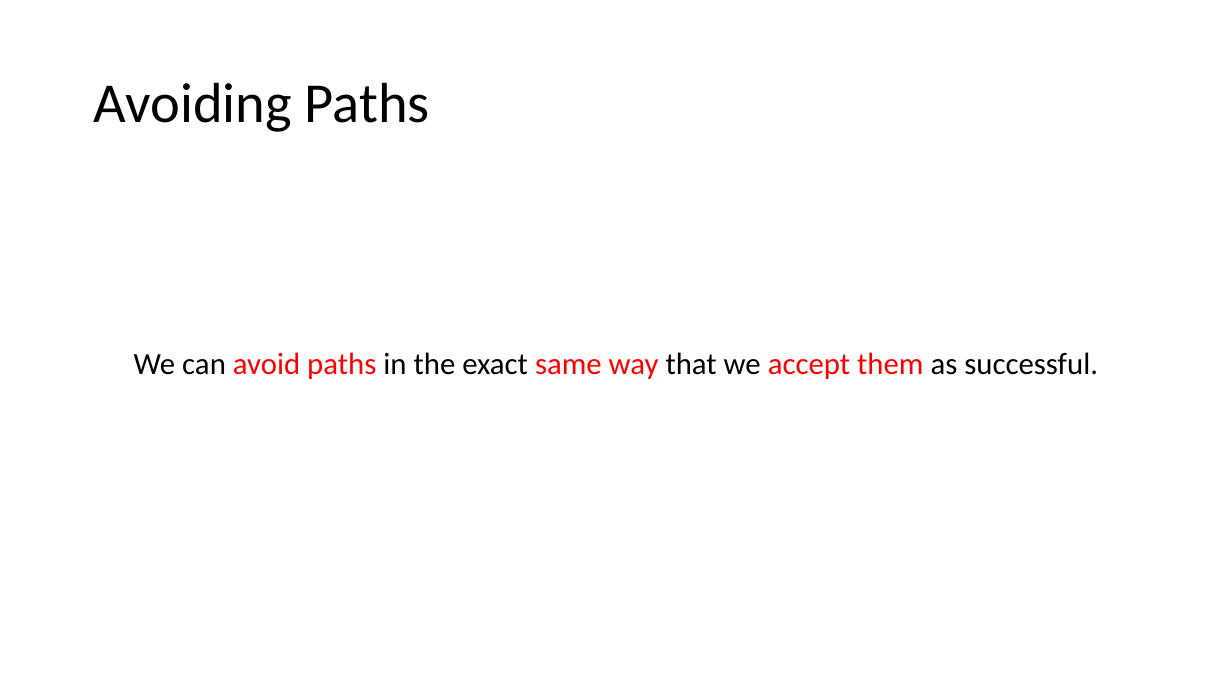
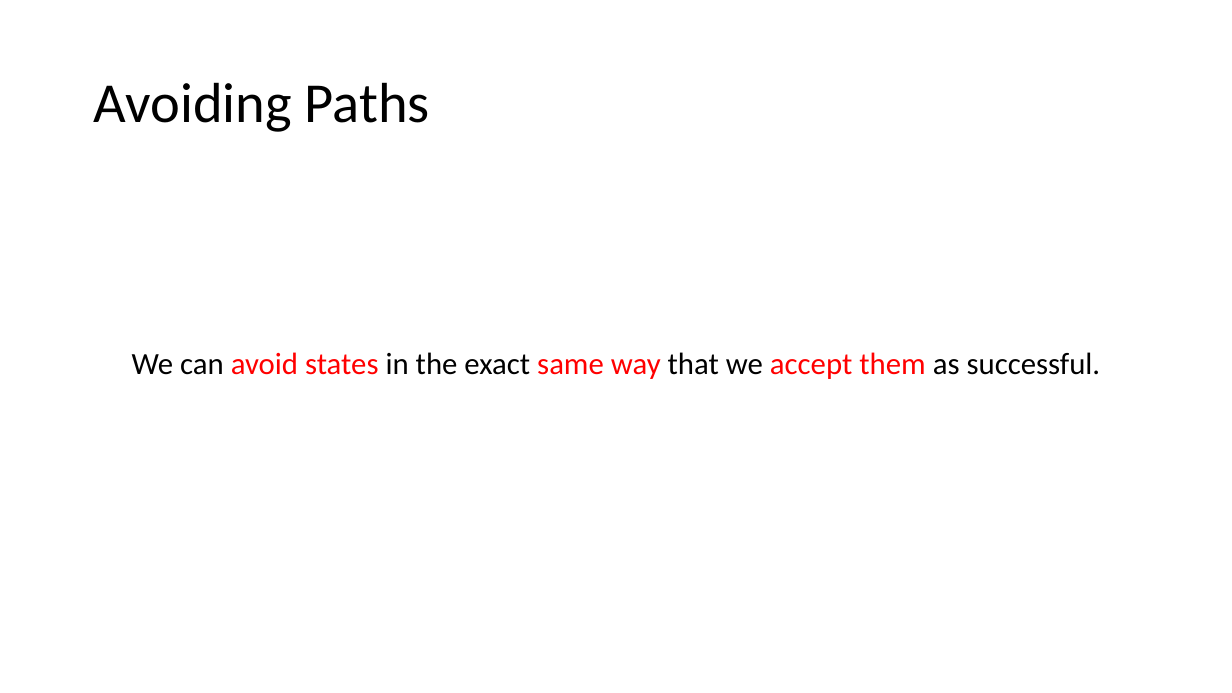
Before and after one commit to jakespringer/angr_ctf, a slide deck: slide 38 of SymbolicExecution.pptx (slide 39 before the commit). Drawn at 1232x693 pixels with LibreOffice and Linux fonts; fonts in the diff are those of the drawing. Boxes give left, top, right and bottom in pixels: in the first picture for what was removed or moved away, otherwise in the second. Text is boxed around its words. In the diff, an @@ line names an element or a change of style, - is before the commit and + after.

```diff
--- a/SymbolicExecution.pptx
+++ b/SymbolicExecution.pptx
@@ text at box(132, 352, 1101, 379): text changed @@
-We can avoid paths in the exact same way that we accept them as successful.
+We can avoid states in the exact same way that we accept them as successful.
```
Also in this commit, not shown: 24 other slides changed, 2 slides removed.
